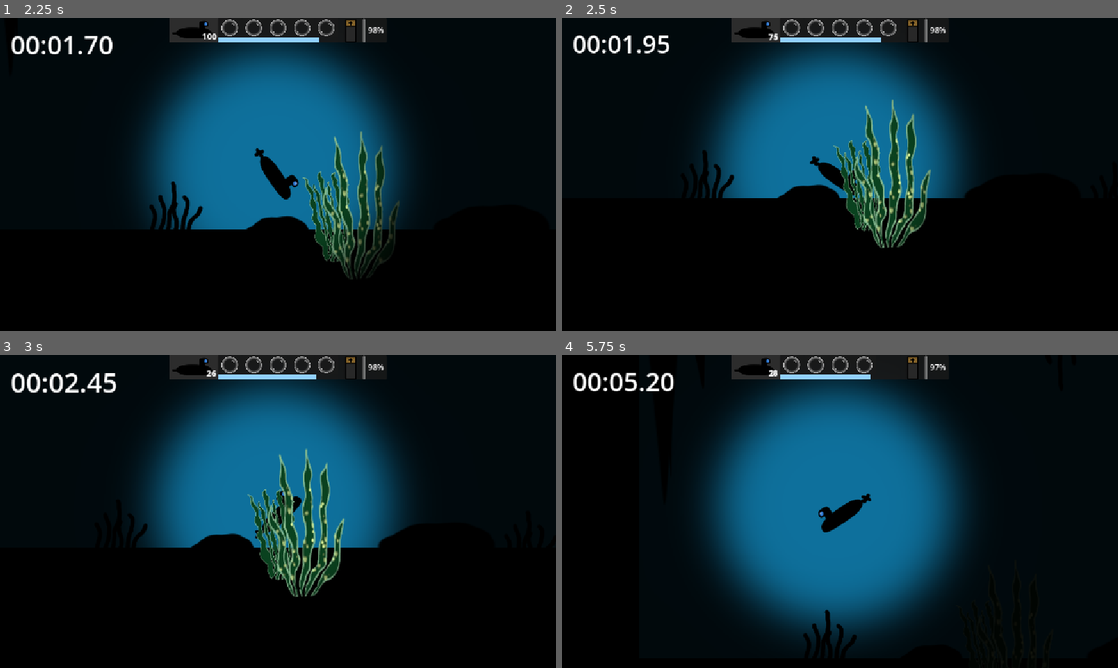
Above: before the commit, frames 1-4 (two rows, left to right).
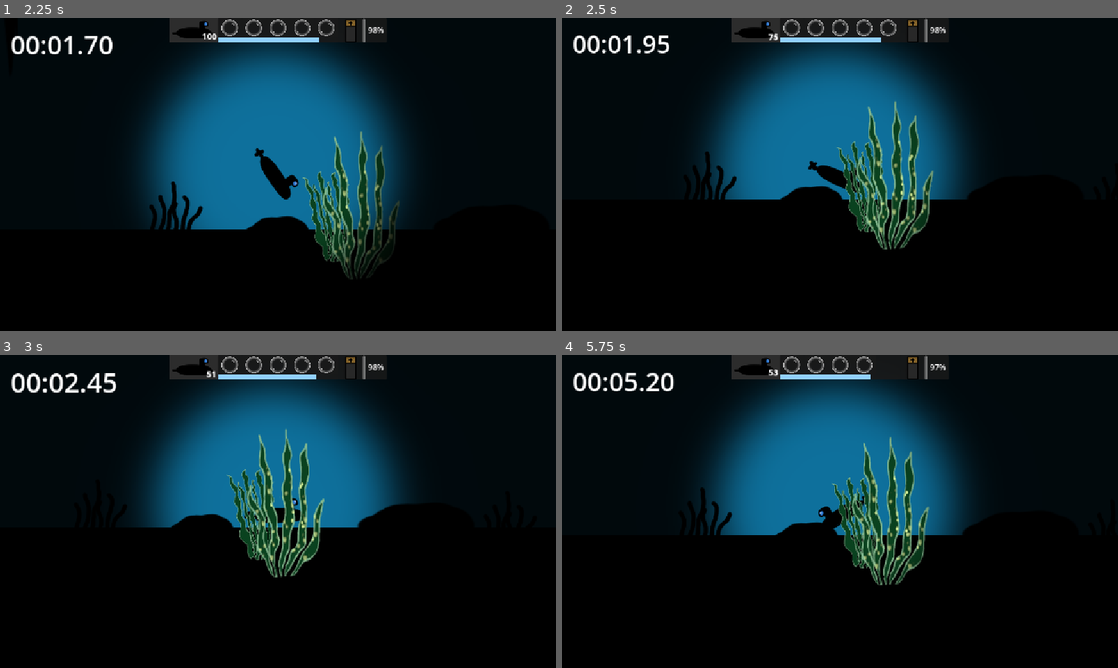
Above: after the commit, the same moments.

Repository: EddieRowe/godot-wild-jam-82
Game: Godot game, scene res://levels/level_1.tscn
Same seed, same stepped clock (60 frames per second), same inputs: the game is played once before the commit and once after it. This scene is started directly instead of the project's main scene.
Inputs:
- Up to frame 1 (2.25 s): tap Enter (ui_accept) at 0.5, 0.77, 1.52 s; hold Right (ui_right) 0.53-1.28 s; hold Down (ui_down) 1.28-2.03 s; hold Right (ui_right) from 2.03 s (still down)
- Up to frame 2 (2.5 s): keep holding Right (ui_right)
- Up to frame 3 (3 s): release Right (ui_right) at 2.78 s; hold Up (ui_up) from 2.78 s (still down)
- Up to frame 4 (5.75 s): tap Enter (ui_accept) at 3.02, 3.77, 4.52 s; release Up (ui_up) at 3.53 s; hold Left (ui_left) 3.53-5.03 s; hold Down (ui_down) from 5.03 s (still down)

Frame 1 is identical in both runs. In frame 2, 4.4% of the frame differs, in the area x 23-75%, y 4-74%; in frame 3, 7.5%; in frame 4, 17%, in the area x 22-75%, y 4-95%.

Commit message:
Obstacle collision polygons!!

Diff:
--- a/prefabs/rock_1.tscn
+++ b/prefabs/rock_1.tscn
@@ -1,21 +1,17 @@
-[gd_scene load_steps=4 format=3 uid="uid://cbasaylk3eohx"]
+[gd_scene load_steps=3 format=3 uid="uid://cbasaylk3eohx"]
 
 [ext_resource type="Script" uid="uid://dgvltd8eyaevh" path="res://scripts/obstacle.gd" id="1_7h8jx"]
 [ext_resource type="Texture2D" uid="uid://wlxbbo2gxjj1" path="res://art/rock_placeholder.png" id="2_uh4y6"]
 
-[sub_resource type="CapsuleShape2D" id="CapsuleShape2D_7h8jx"]
-radius = 59.0
-height = 136.0
-
 [node name="Rock3" type="RigidBody2D" groups=["Obstacle"]]
 script = ExtResource("1_7h8jx")
-
-[node name="CollisionShape2D" type="CollisionShape2D" parent="."]
-position = Vector2(89, 24)
-rotation = 1.52624
-shape = SubResource("CapsuleShape2D_7h8jx")
 
 [node name="Sprite2D" type="Sprite2D" parent="."]
 position = Vector2(82, 12)
 scale = Vector2(1.4946, 1.18119)
 texture = ExtResource("2_uh4y6")
+
+[node name="CollisionPolygon2D" type="CollisionPolygon2D" parent="."]
+position = Vector2(-7.62939e-06, -1.90735e-06)
+scale = Vector2(1, 1)
+polygon = PackedVector2Array(62, -23, 110, -27, 145, -11, 154, 32, 143, 47, 57, 55, 20, 33, 23, 2)
--- a/prefabs/rock_2.tscn
+++ b/prefabs/rock_2.tscn
@@ -1,23 +1,17 @@
-[gd_scene load_steps=4 format=3 uid="uid://vv3icacjpd3r"]
+[gd_scene load_steps=3 format=3 uid="uid://vv3icacjpd3r"]
 
 [ext_resource type="Script" uid="uid://dgvltd8eyaevh" path="res://scripts/obstacle.gd" id="1_vclnr"]
 [ext_resource type="Texture2D" uid="uid://63lb0xappwn4" path="res://art/rock2_placeholder.png" id="2_vclnr"]
 
-[sub_resource type="CapsuleShape2D" id="CapsuleShape2D_jwdrt"]
-radius = 166.926
-height = 559.55
-
 [node name="Rock1" type="RigidBody2D" groups=["Obstacle"]]
 freeze = true
 script = ExtResource("1_vclnr")
-
-[node name="CollisionShape2D" type="CollisionShape2D" parent="."]
-position = Vector2(589, 383)
-rotation = 1.80824
-shape = SubResource("CapsuleShape2D_jwdrt")
 
 [node name="Sprite2D" type="Sprite2D" parent="."]
 position = Vector2(572.148, 365.997)
 rotation = 3.12306
 scale = Vector2(7.79737, 4.89666)
 texture = ExtResource("2_vclnr")
+
+[node name="CollisionPolygon2D" type="CollisionPolygon2D" parent="."]
+polygon = PackedVector2Array(415, 219, 527, 211, 648, 239, 807, 314, 871, 367, 895, 402, 891, 463, 846, 503, 464, 525, 299, 399, 299, 330, 347, 268)
--- a/prefabs/rock_3.tscn
+++ b/prefabs/rock_3.tscn
@@ -1,23 +1,17 @@
-[gd_scene load_steps=4 format=3 uid="uid://dhh22p6ic0tqq"]
+[gd_scene load_steps=3 format=3 uid="uid://dhh22p6ic0tqq"]
 
 [ext_resource type="Script" uid="uid://dgvltd8eyaevh" path="res://scripts/obstacle.gd" id="1_3jugr"]
 [ext_resource type="Texture2D" uid="uid://ketdawoguj8g" path="res://art/large_rock_placeholder.png" id="2_b18hd"]
 
-[sub_resource type="CapsuleShape2D" id="CapsuleShape2D_3jugr"]
-radius = 109.948
-height = 843.068
-
 [node name="RockLarge" type="RigidBody2D" groups=["Obstacle"]]
 script = ExtResource("1_3jugr")
-
-[node name="CollisionShape2D" type="CollisionShape2D" parent="."]
-position = Vector2(562, 400)
-rotation = 1.53309
-scale = Vector2(0.740455, 0.926757)
-shape = SubResource("CapsuleShape2D_3jugr")
 
 [node name="Sprite2D" type="Sprite2D" parent="."]
 position = Vector2(560, 373)
 rotation = 3.13702
 scale = Vector2(1.53909, 1.38053)
 texture = ExtResource("2_b18hd")
+
+[node name="CollisionPolygon2D" type="CollisionPolygon2D" parent="."]
+position = Vector2(6.10352e-05, -3.05176e-05)
+polygon = PackedVector2Array(138, 467, 138, 449, 162, 428, 190, 379, 269, 340, 380, 329, 420, 313, 432, 295, 461, 282, 512, 275, 775, 287, 857, 308, 900, 330, 998, 421, 1005, 441, 1001, 458, 941, 476)
--- a/prefabs/rock_ceiling.tscn
+++ b/prefabs/rock_ceiling.tscn
@@ -1,22 +1,15 @@
-[gd_scene load_steps=4 format=3 uid="uid://bvpj80d4ko5rs"]
+[gd_scene load_steps=3 format=3 uid="uid://bvpj80d4ko5rs"]
 
 [ext_resource type="Script" uid="uid://dgvltd8eyaevh" path="res://scripts/obstacle.gd" id="1_68n1w"]
 [ext_resource type="Texture2D" uid="uid://ketdawoguj8g" path="res://art/large_rock_placeholder.png" id="2_lwg0r"]
 
-[sub_resource type="CapsuleShape2D" id="CapsuleShape2D_68n1w"]
-radius = 73.7979
-height = 1260.11
-
 [node name="RockCeiling" type="RigidBody2D" groups=["Obstacle"]]
 script = ExtResource("1_68n1w")
-
-[node name="CollisionShape2D" type="CollisionShape2D" parent="."]
-position = Vector2(657, 60)
-rotation = 1.58472
-shape = SubResource("CapsuleShape2D_68n1w")
-disabled = true
 
 [node name="Sprite2D" type="Sprite2D" parent="."]
 position = Vector2(700, 84)
 scale = Vector2(2.48845, 1)
 texture = ExtResource("2_lwg0r")
+
+[node name="CollisionPolygon2D" type="CollisionPolygon2D" parent="."]
+polygon = PackedVector2Array(-20, 25, 31, 13, 84, 8, 1379, 15, 1390, 21, 1347, 44, 1298, 80, 1168, 109, 998, 115, 926, 128, 913, 138, 821, 154, 349, 145, 201, 127, 94, 95, -13, 45)
--- a/prefabs/rock_colossal.tscn
+++ b/prefabs/rock_colossal.tscn
@@ -1,22 +1,16 @@
-[gd_scene load_steps=4 format=3 uid="uid://cnkw37u6tf7mw"]
+[gd_scene load_steps=3 format=3 uid="uid://cnkw37u6tf7mw"]
 
 [ext_resource type="Script" uid="uid://dgvltd8eyaevh" path="res://scripts/obstacle.gd" id="1_kjjuj"]
 [ext_resource type="Texture2D" uid="uid://ketdawoguj8g" path="res://art/large_rock_placeholder.png" id="2_wwd8y"]
 
-[sub_resource type="CapsuleShape2D" id="CapsuleShape2D_kjjuj"]
-radius = 273.993
-height = 1658.09
-
 [node name="RockCollosal" type="RigidBody2D" groups=["Obstacle"]]
 script = ExtResource("1_kjjuj")
-
-[node name="CollisionShape2D" type="CollisionShape2D" parent="."]
-position = Vector2(669, 324)
-rotation = 1.48459
-shape = SubResource("CapsuleShape2D_kjjuj")
 
 [node name="Sprite2D" type="Sprite2D" parent="."]
 position = Vector2(665, 226)
 rotation = 3.12577
 scale = Vector2(3.21858, 4.37953)
 texture = ExtResource("2_wwd8y")
+
+[node name="CollisionPolygon2D" type="CollisionPolygon2D" parent="."]
+polygon = PackedVector2Array(-209, 535, -223, 505, -166, 408, -109, 248, 51, 128, 284, 92, 369, 41, 398, -21, 512, -79, 985, -67, 1248, -6, 1348, 54, 1441, 154, 1589, 382, 1599, 462, 1578, 503, 1473, 544)
--- a/prefabs/rock_large.tscn
+++ b/prefabs/rock_large.tscn
@@ -1,22 +1,18 @@
-[gd_scene load_steps=4 format=3 uid="uid://bck55k4gxutt3"]
+[gd_scene load_steps=3 format=3 uid="uid://bck55k4gxutt3"]
 
 [ext_resource type="Script" uid="uid://dgvltd8eyaevh" path="res://scripts/obstacle.gd" id="1_3jugr"]
 [ext_resource type="Texture2D" uid="uid://63lb0xappwn4" path="res://art/rock2_placeholder.png" id="2_b18hd"]
 
-[sub_resource type="CapsuleShape2D" id="CapsuleShape2D_y0de8"]
-radius = 216.404
-height = 869.845
-
 [node name="RockLarge3" type="RigidBody2D" groups=["Obstacle"]]
 script = ExtResource("1_3jugr")
-
-[node name="CollisionShape2D" type="CollisionShape2D" parent="."]
-position = Vector2(298, 243)
-rotation = 1.92892
-shape = SubResource("CapsuleShape2D_y0de8")
 
 [node name="Sprite2D" type="Sprite2D" parent="."]
 position = Vector2(250, 180)
 rotation = -3.1502
 scale = Vector2(10.9014, 6.96081)
 texture = ExtResource("2_b18hd")
+
+[node name="CollisionPolygon2D" type="CollisionPolygon2D" parent="."]
+position = Vector2(1.52588e-05, 0)
+scale = Vector2(1, 1)
+polygon = PackedVector2Array(46, -35, 173, -47, 503, 56, 683, 204, 689, 322, 636, 375, 455, 407, 90, 403, -137, 220, -128, 110, -54, 19)
--- a/prefabs/stalactite.tscn
+++ b/prefabs/stalactite.tscn
@@ -1,21 +1,15 @@
-[gd_scene load_steps=4 format=3 uid="uid://df4eaxgeperka"]
+[gd_scene load_steps=3 format=3 uid="uid://df4eaxgeperka"]
 
 [ext_resource type="Script" uid="uid://dgvltd8eyaevh" path="res://scripts/obstacle.gd" id="1_8vrgk"]
 [ext_resource type="Texture2D" uid="uid://cbqrwutb65vdc" path="res://art/stalactite_placeholder.png" id="2_wyiy1"]
 
-[sub_resource type="CapsuleShape2D" id="CapsuleShape2D_jxk1s"]
-radius = 3.0
-height = 196.0
-
 [node name="Stalactite" type="RigidBody2D" groups=["Obstacle"]]
 script = ExtResource("1_8vrgk")
-
-[node name="CollisionShape2D" type="CollisionShape2D" parent="."]
-position = Vector2(78, 67)
-rotation = -0.067675
-shape = SubResource("CapsuleShape2D_jxk1s")
 
 [node name="Sprite2D" type="Sprite2D" parent="."]
 position = Vector2(67, 61.75)
 scale = Vector2(1.86207, 1.37784)
 texture = ExtResource("2_wyiy1")
+
+[node name="CollisionPolygon2D" type="CollisionPolygon2D" parent="."]
+polygon = PackedVector2Array(36, -40, 83, 169, 90, -40)
--- a/prefabs/stalactite_large.tscn
+++ b/prefabs/stalactite_large.tscn
@@ -1,20 +1,16 @@
-[gd_scene load_steps=4 format=3 uid="uid://wyj4yseicfyb"]
+[gd_scene load_steps=3 format=3 uid="uid://wyj4yseicfyb"]
 
 [ext_resource type="Script" uid="uid://dgvltd8eyaevh" path="res://scripts/obstacle.gd" id="1_hdgnw"]
 [ext_resource type="Texture2D" uid="uid://cbqrwutb65vdc" path="res://art/stalactite_placeholder.png" id="2_0r4p7"]
 
-[sub_resource type="CapsuleShape2D" id="CapsuleShape2D_hdgnw"]
-height = 412.0
-
 [node name="StalectiteLarge" type="RigidBody2D" groups=["Obstacle"]]
 script = ExtResource("1_hdgnw")
-
-[node name="CollisionShape2D" type="CollisionShape2D" parent="."]
-position = Vector2(5, 202)
-shape = SubResource("CapsuleShape2D_hdgnw")
 
 [node name="Sprite2D" type="Sprite2D" parent="."]
 position = Vector2(-7.99997, 179)
 rotation = 0.0615666
 scale = Vector2(2.846, 2.92375)
 texture = ExtResource("2_0r4p7")
+
+[node name="CollisionPolygon2D" type="CollisionPolygon2D" parent="."]
+polygon = PackedVector2Array(-42, -39, 2, 406, 39, -34)
--- a/prefabs/stalactite_med.tscn
+++ b/prefabs/stalactite_med.tscn
@@ -1,21 +1,15 @@
-[gd_scene load_steps=4 format=3 uid="uid://ortbhodpm47m"]
+[gd_scene load_steps=3 format=3 uid="uid://ortbhodpm47m"]
 
 [ext_resource type="Script" uid="uid://dgvltd8eyaevh" path="res://scripts/obstacle.gd" id="1_p3loe"]
 [ext_resource type="Texture2D" uid="uid://cbqrwutb65vdc" path="res://art/stalactite_placeholder.png" id="2_b1mcj"]
 
-[sub_resource type="CapsuleShape2D" id="CapsuleShape2D_p3loe"]
-radius = 3.03651
-height = 414.232
-
 [node name="StalectiteMed" type="RigidBody2D" groups=["Obstacle"]]
 script = ExtResource("1_p3loe")
-
-[node name="CollisionShape2D" type="CollisionShape2D" parent="."]
-position = Vector2(8, 140)
-rotation = -0.0371485
-shape = SubResource("CapsuleShape2D_p3loe")
 
 [node name="Sprite2D" type="Sprite2D" parent="."]
 position = Vector2(8, 160)
 scale = Vector2(1, 2.45455)
 texture = ExtResource("2_b1mcj")
+
+[node name="CollisionPolygon2D" type="CollisionPolygon2D" parent="."]
+polygon = PackedVector2Array(-8, -21, 16, 346, 19, -22)
